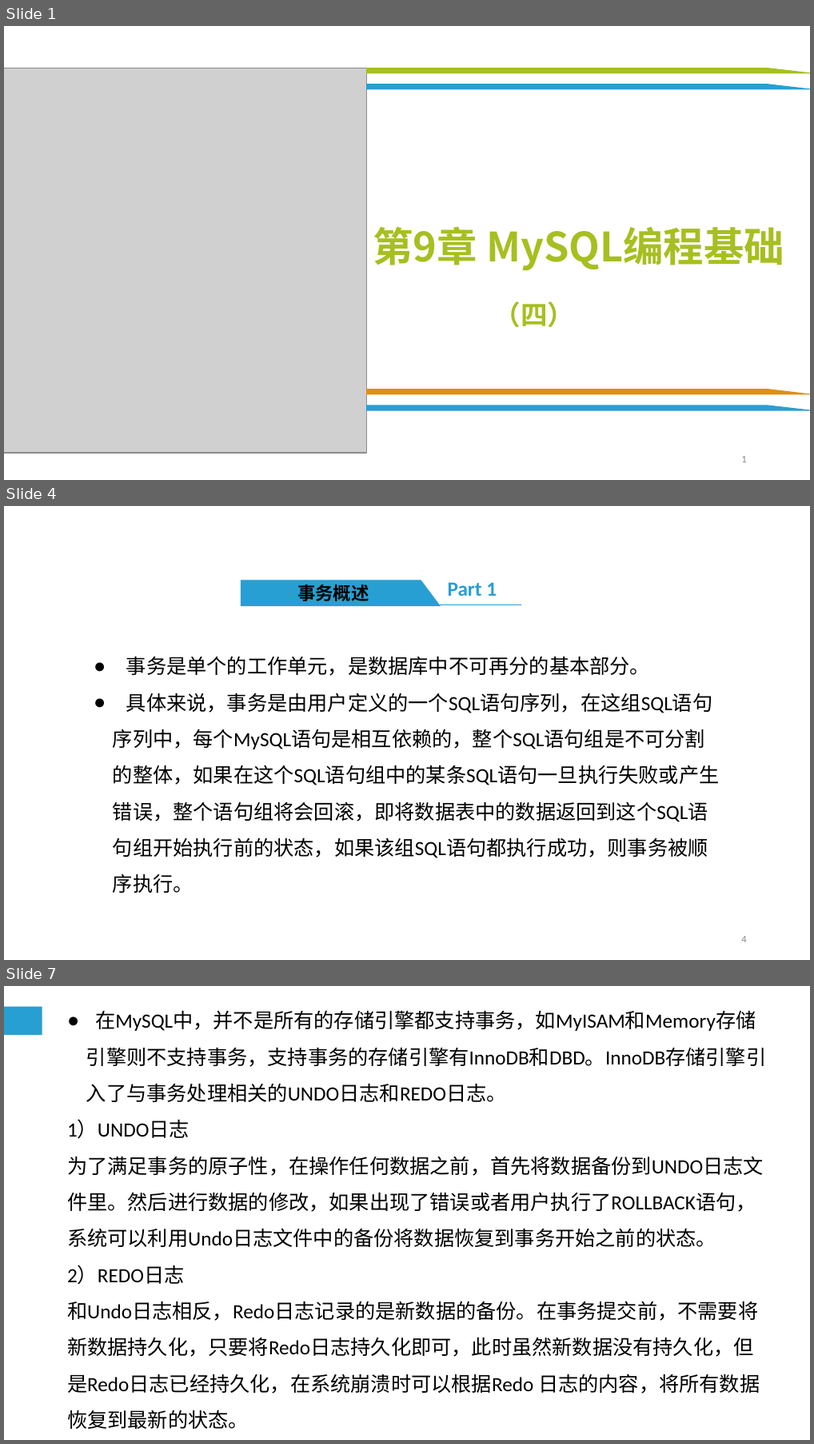
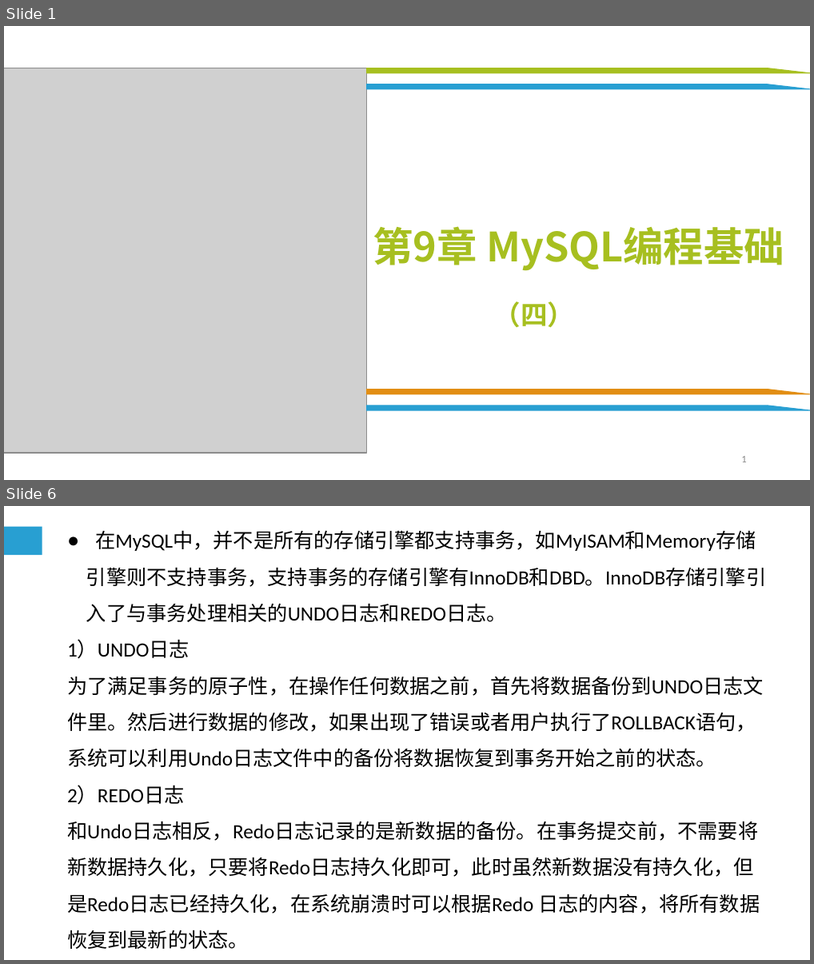
Before and after one commit to cqj726/mysql-s-PPT, a slide deck: PPT/第9章 MySQL编程基础（四）.ppt. Shown one above the other, each under a label of ours: slides 1, 4 and 7 before the commit, slides 1 and 6 after it; the slides between them are not shown. The pictures are 814x1444 and 814x964 pixels, drawn with LibreOffice and Linux fonts; fonts in the diff are those of the drawing; grey boxes stand for pictures; background and template pictures are left out. Boxes give left, top, right and bottom in pixels: in the first picture for what was removed or moved away, otherwise in the second. Text is boxed around its words. In the diff, an @@ line names an element or a change of style, - is before the commit and + after.

```diff
--- a/PPT/第9章 MySQL编程基础（四）.ppt
+++ b/PPT/第9章 MySQL编程基础（四）.ppt
@@ slide 4 removed at (x1=4, y1=506, x2=810, y2=960), background #FFFFFF @@
@@ freeform shape removed at (x1=422, y1=571, x2=522, y2=604) @@
-Part 1
@@ freeform shape removed at (x1=241, y1=580, x2=440, y2=605) @@
-事务概述
@@ text removed at (x1=113, y1=656, x2=720, y2=892) @@
-● 事务是单个的工作单元，是数据库中不可再分的基本部分。
-● 具体来说，事务是由用户定义的一个SQL语句序列，在这组SQL语句序列中，每个MySQL语句是相互依赖的，整个SQL语句组是不可分割的整体，如果在这个SQL语句组中的某条SQL语句一旦执行失败或产生错误，整个语句组将会回滚，即将数据表中的数据返回到这个SQL语句组开始执行前的状态，如果该组SQL语句都执行成功，则事务被顺序执行。
@@ page number removed at (x1=742, y1=936, x2=746, y2=942) @@
-4
@@ what was slide 7 is now slide 6 @@
```
Also in this commit, not shown: 1 slide changed, 3 slides added, 3 other slides removed, 1 other file.
